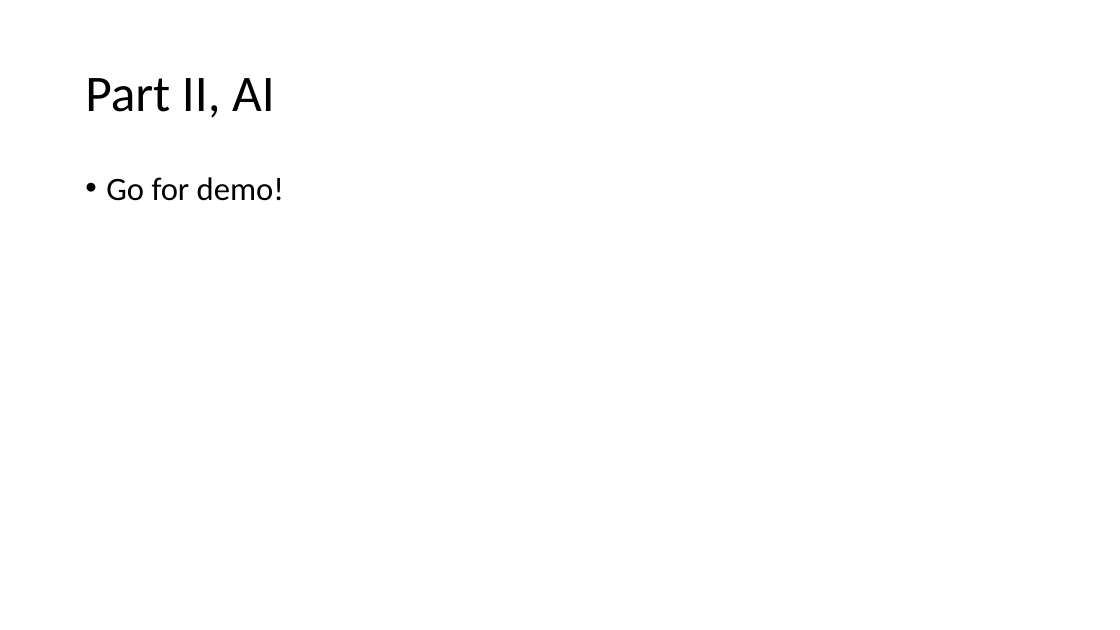
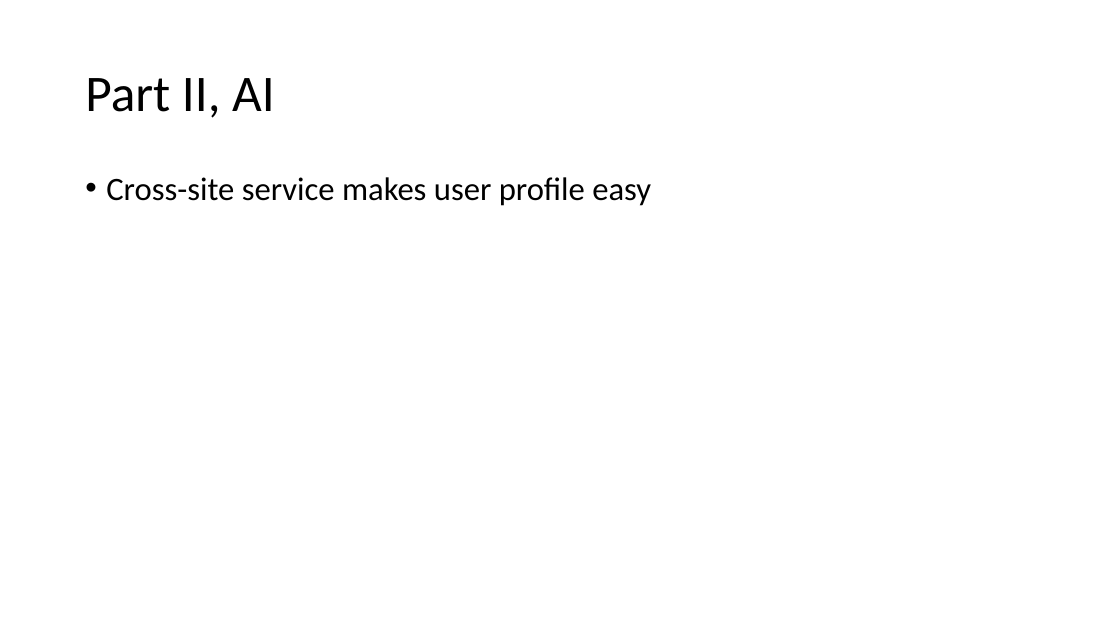
Before and after one commit to shenfe/Siqi, a slide deck: slide 12 of asset/presentation.pptx (slide 8 before the commit). Drawn at 1120x630 pixels with LibreOffice and Linux fonts; fonts in the diff are those of the drawing. Boxes give left, top, right and bottom in pixels: in the first picture for what was removed or moved away, otherwise in the second. Text is boxed around its words. In the diff, an @@ line names an element or a change of style, - is before the commit and + after.

```diff
--- a/asset/presentation.pptx
+++ b/asset/presentation.pptx
@@ text at (x1=106, y1=177, x2=651, y2=206): text changed @@
-• Go for demo!
+• Cross-site service makes user profile easy
```
Also in this commit, not shown: 3 other slides changed, 5 slides added, 6 other files.
